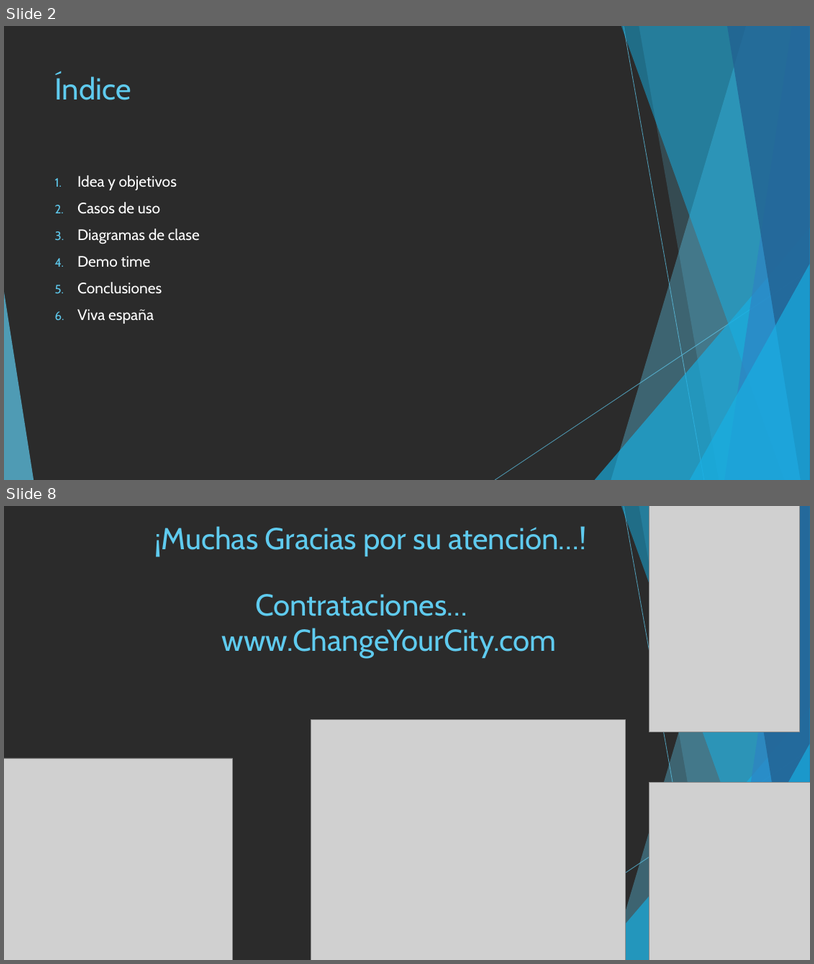
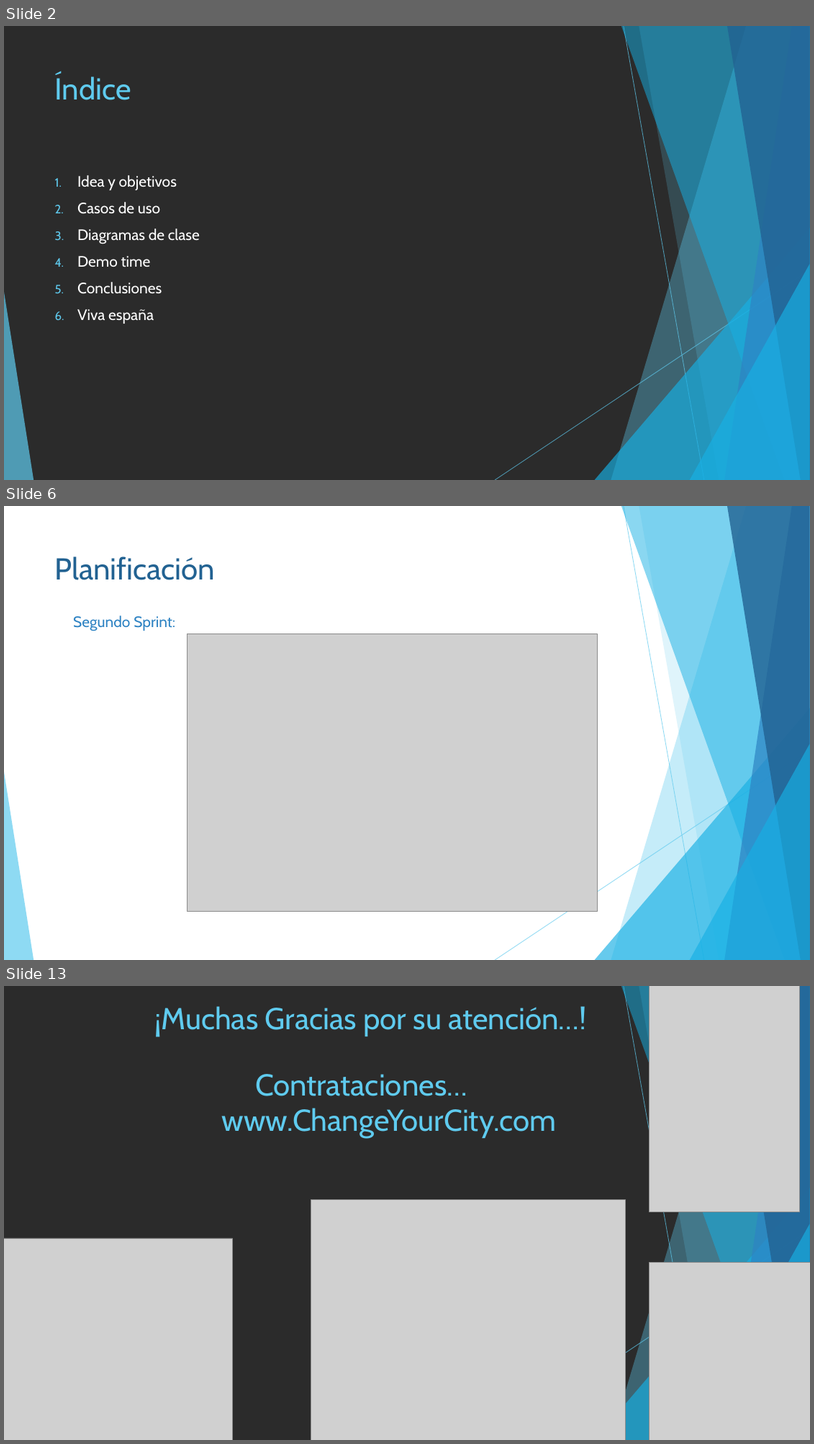
Before and after one commit to JulioMh/ChangeYourCity, a slide deck: 7_Presentacion/Presentacion.pptx. Shown one above the other, each under a label of ours: slides 2 and 8 before the commit, slides 2, 6 and 13 after it; the slides between them are not shown. The pictures are 814x964 and 814x1444 pixels, drawn with LibreOffice and Linux fonts; fonts in the diff are those of the drawing; grey boxes stand for pictures; background and template pictures are left out; a plain dark background stands for a picture behind light text. Boxes give left, top, right and bottom in pixels: in the first picture for what was removed or moved away, otherwise in the second. Text is boxed around its words. In the diff, an @@ line names an element or a change of style, - is before the commit and + after.

```diff
--- a/7_Presentacion/Presentacion.pptx
+++ b/7_Presentacion/Presentacion.pptx
@@ slide 6 added at bbox=[4, 506, 810, 960], background picture (left out); not listed: 10 template elements that a slide beside it also shows @@
@@ title added at bbox=[55, 556, 216, 580], 36 pt, text #226292 @@
+Planificación
@@ text added at bbox=[73, 615, 175, 631], 18 pt, text #2E83C3 @@
+Segundo Sprint:
@@ picture added at bbox=[187, 633, 597, 911] @@
@@ what was slide 8 is now slide 13 @@
```
Also in this commit, not shown: 6 slides changed, 4 other slides added, 3 other files.
